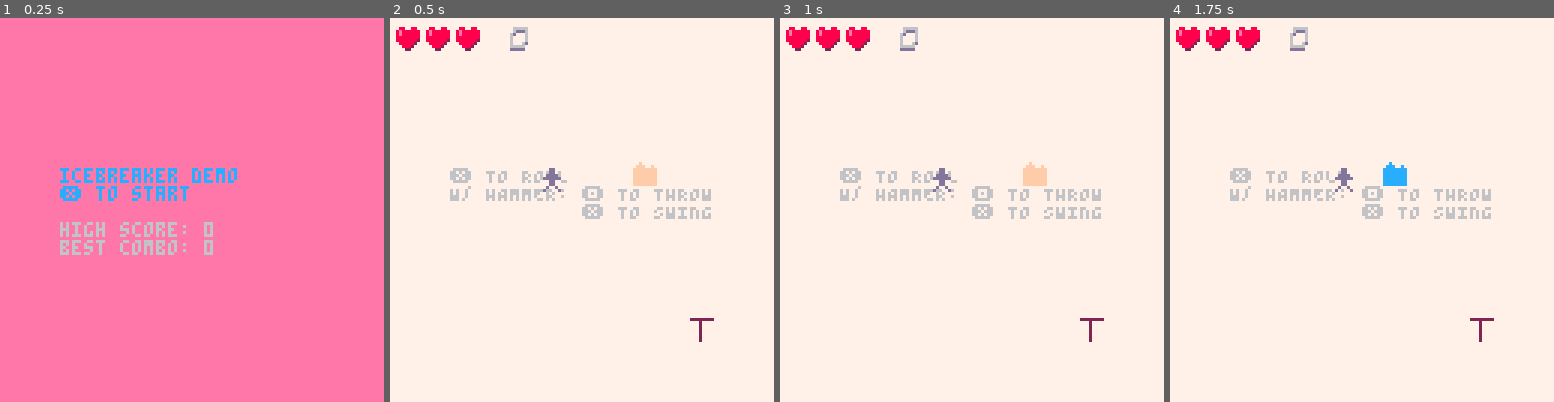
Above: before the commit, frames 1-4 (left to right).
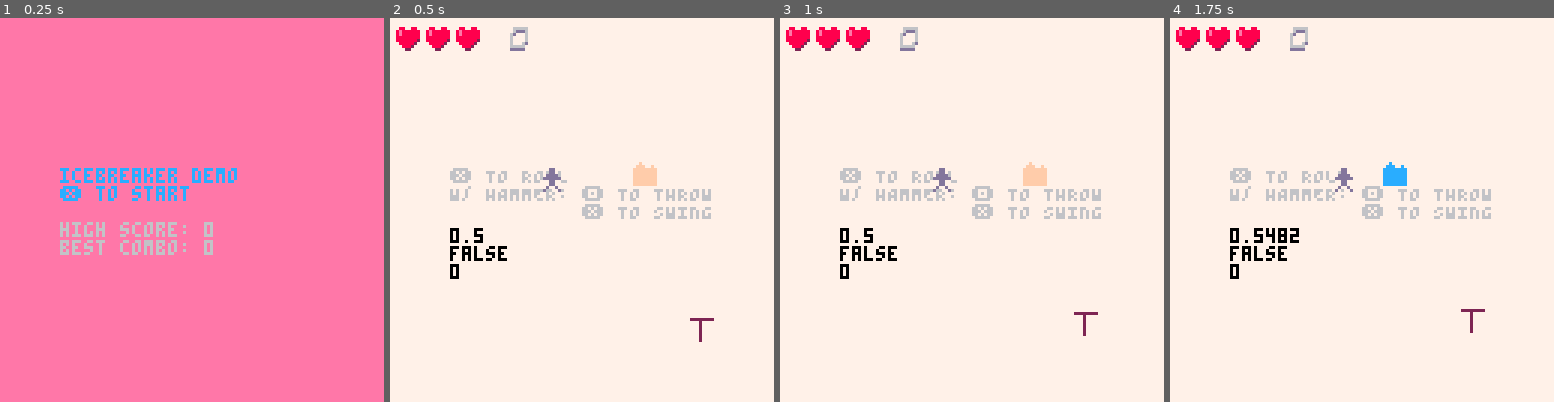
Above: after the commit, the same moments.

Repository: wsasaki01/icebreaker
Game: PICO-8 cartridge p2/icebreaker-p2.p8
Two runs of this game, one before a commit and one after it. Both use one fixed random seed, a clock stepped at 60 frames per second and the inputs below.
Inputs:
- Up to frame 1 (0.25 s): no input
- Up to frame 2 (0.5 s): tap X (X key) at 0.33 s
- Up to frame 3 (1 s): tap O (Z key) at 0.7 s
- Up to frame 4 (1.75 s): tap X (X key) at 1.07 s; hold Right from 1.6 s (still down); tap O (Z key) at 1.7 s

Frame 1 is identical in both runs. In frame 2, 0.5% of the frame differs, in the area x 15-31%, y 54-68%; in frame 3, 0.7%; in frame 4, 0.9%, in the area x 15-85%, y 54-85%.

Commit message:
Add magnet hammer

Diff:
--- a/p2/draw.lua
+++ b/p2/draw.lua
@@ -55,6 +55,9 @@
 
         cursor(20, 70, 0)
         log({
+            h.magnet_v,
+            h.thrown,
+            h.hit_cnt
         })
     elseif retry then
         rectfill(20, 30, 100, 80, 2)
--- a/p2/init.lua
+++ b/p2/init.lua
@@ -36,4 +36,5 @@
     hit_sign_lim = 4
 
     roll_stick = false
+    throw_stick = false
 end
--- a/p2/update.lua
+++ b/p2/update.lua
@@ -16,6 +16,10 @@
         else
             if not btn(5) and roll_stick then
                 roll_stick = false
+            end
+
+            if not btn(4) and throw_stick then
+                throw_stick = false
             end
 
             -- difficulty scaling
@@ -74,14 +78,17 @@
             end
 
             -- throw
-            if btn(4) and not p.rolling and h.equipped and (diff.x!=0 or diff.y!=0) then
-                h:throw()
+            if btn(4) and not p.rolling then
+                if h.equipped and (diff.x!=0 or diff.y!=0) and not throw_stick then
+                    h:throw()
+                elseif not h.equipped then
+                    h.magnet_v*=1.2*(1/sqrt((p.x-h.x)^2 + (p.y-h.y)^2)+1)
+                    throw_stick = true
+                end
             end
 
             -- move hammer when thrown
-            if h.thrown then
-                h:move()
-            end
+            h:move()
 
             if #enemies < e_cnt then
                 create_enemy()
--- a/p2/weapon.lua
+++ b/p2/weapon.lua
@@ -6,7 +6,7 @@
         equipped = false,
         thrown = false, hit_cnt = 0, last_hit={x=0, y=0},
         d = 0,
-        v = 0,
+        v = 0, magnet_v = 0.5,
         path = {x=0, y=0},
 
         draw = function(_ENV)
@@ -25,10 +25,10 @@
         end,
 
         move = function(_ENV)
-            d = atan2(h.path.x, h.path.y)
+            d = atan2(path.x, path.y)
 
-            local destx = x+cos(h.d)*h.v
-            local desty = y+sin(h.d)*h.v
+            local destx = x+cos(d)*v
+            local desty = y+sin(d)*v
 
             if destx >= 120 then
                 x = 120
@@ -55,28 +55,51 @@
             end
 
             v*=0.8
+
+            if magnet_v > 0.5 then
+                local mag_d = atan2(p.x-x, p.y-y)
+                x+=cos(mag_d)*magnet_v
+                y+=sin(mag_d)*magnet_v
+
+                magnet_v *= 0.9
+                if magnet_v < 0.5 then
+                    magnet_v = 0.5
+                end
+            end
         end,
 
         check = function(_ENV)
-            if v >= 1 then
-                thrown = true
-            else
+            if v < 1 and magnet_v <= 0.5 then
+                thrown = false
+                v = 0
+                magnet_v = 0.5
+
                 if hit_cnt >= hit_sign_lim then
                     create_hit_sign(last_hit.x+4, last_hit.y+4, hit_cnt)
                 end
 
+                hit_cnt = 0
+            else
+                thrown = true
+            end
+
+            if collide(
+                p.x, p.y, p.xw, p.yw,
+                x, y, xw, yw
+            ) then
+                equipped = true
                 thrown = false
+                v = 0
+                magnet_v = 0.5
+                p.s = 4
+                throw_stick = true
+                sfx(1)
+
+                if hit_cnt >= hit_sign_lim then
+                    create_hit_sign(last_hit.x+4, last_hit.y+4, hit_cnt)
+                end
+
                 hit_cnt = 0
-                v = 0
-
-                if collide(
-                    p.x, p.y, p.xw, p.yw,
-                    x, y, xw, yw
-                ) then
-                    equipped = true
-                    p.s = 4
-                    sfx(1)
-                end
             end
         end,
     }, {__index = _ENV})
